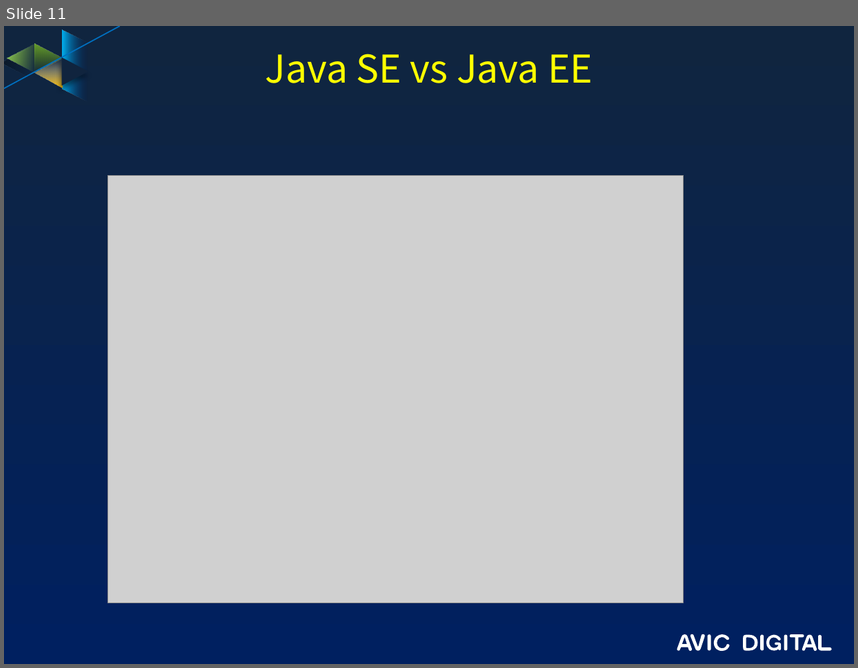
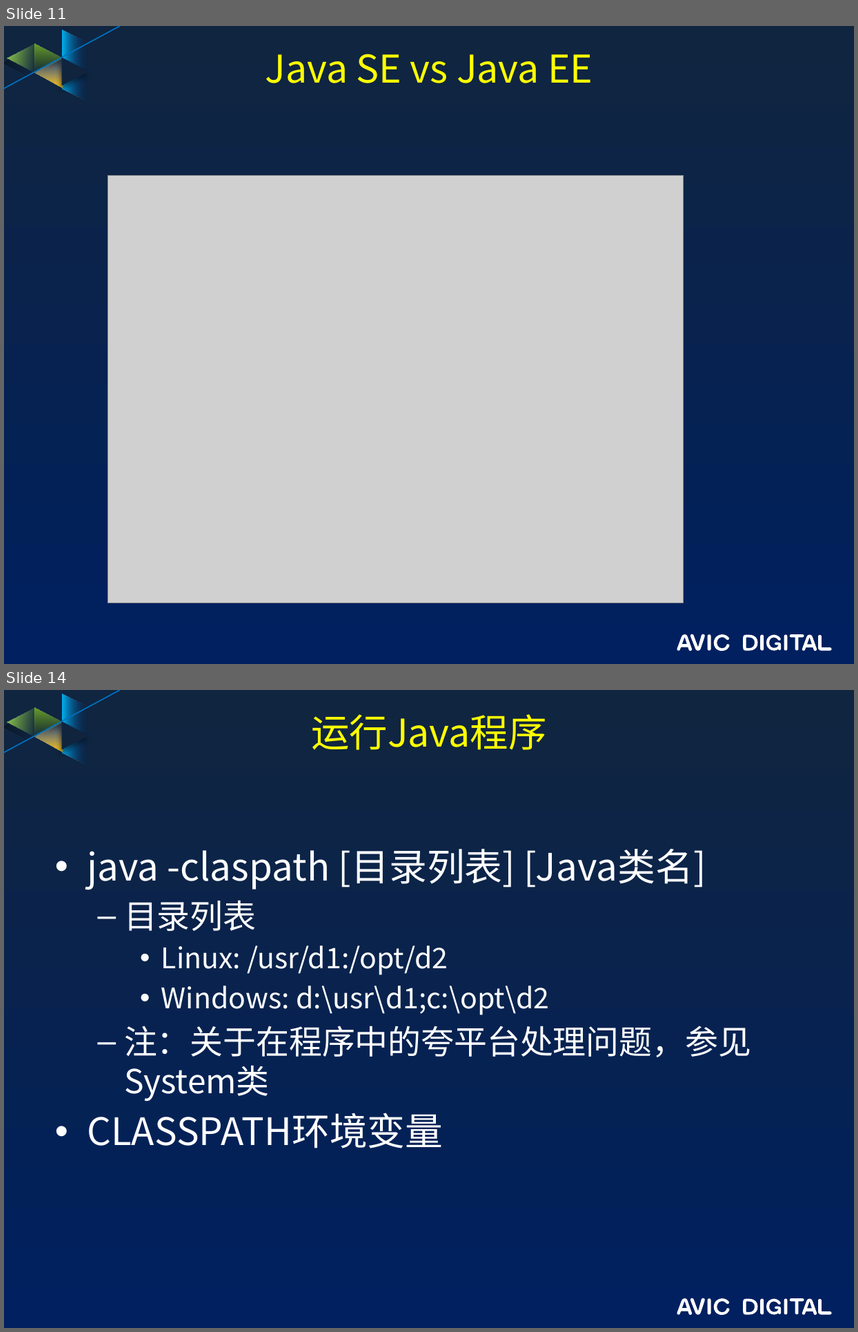
Before and after one commit to guofengzh/java-way, a slide deck: docs/java-概述.pptx. Shown one above the other, each under a label of ours: slide 11 before the commit, slides 11 and 14 after it; the slides between them are not shown. The pictures are 858x668 and 858x1332 pixels, drawn with LibreOffice and Linux fonts; fonts in the diff are those of the drawing; grey boxes stand for pictures; background and template pictures are left out. Boxes give left, top, right and bottom in pixels: in the first picture for what was removed or moved away, otherwise in the second. Text is boxed around its words. In the diff, an @@ line names an element or a change of style, - is before the commit and + after.

```diff
--- a/docs/java-概述.pptx
+++ b/docs/java-概述.pptx
@@ slide 14 added at (4,690,854,1328), background gradient #10253F to #002060; not listed: 17 template elements that a slide beside it also shows @@
@@ title added at (311,714,547,750), 32.4 pt, text #FFFF00 @@
+运行Java程序
@@ text added at (87,849,751,1148), 24 pt, text #FFFFFF @@
+• java -claspath [目录列表] [Java类名]
+  – 目录列表
+    • Linux: /usr/d1:/opt/d2
+    • Windows: d:\usr\d1;c:\opt\d2
+  – 注：关于在程序中的夸平台处理问题，参见System类
+• CLASSPATH环境变量
```
Also in this commit, not shown: 19 other slides added, 1 other file.
